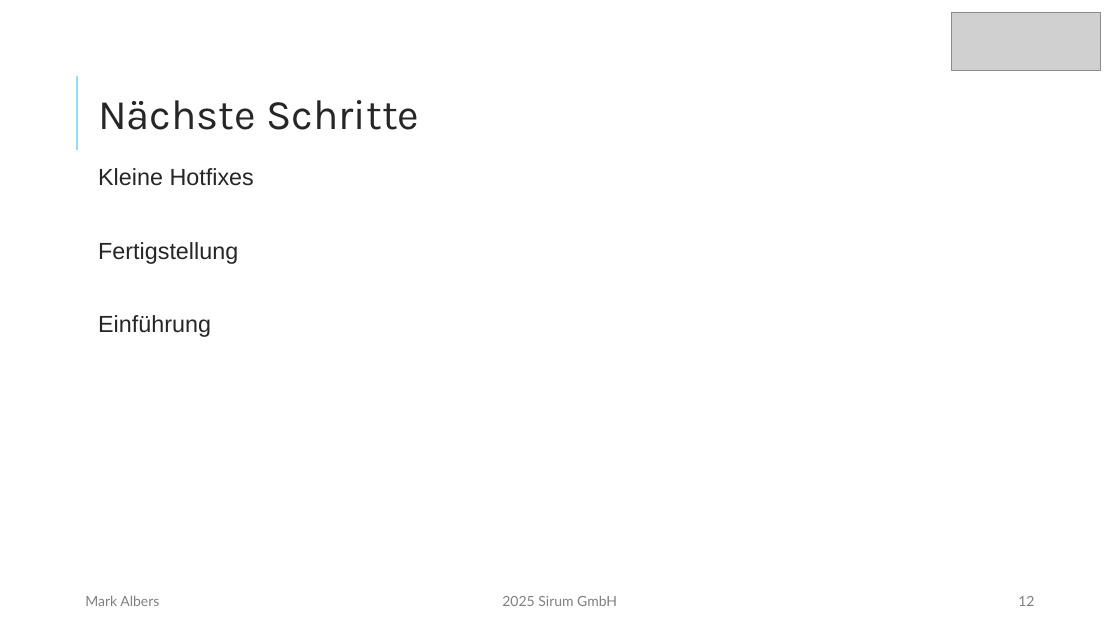
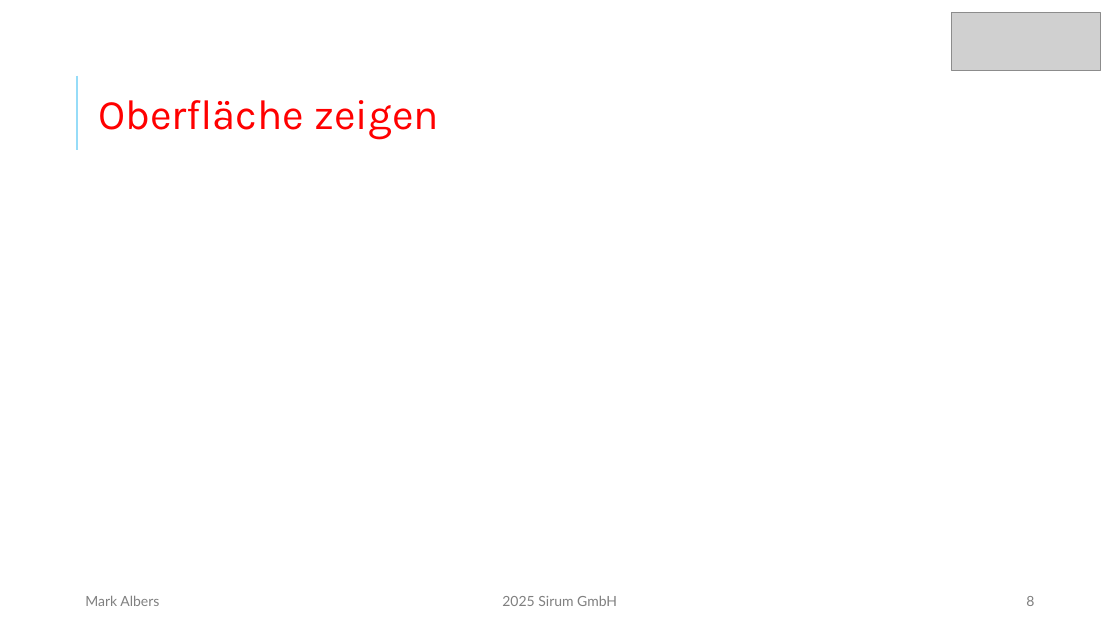
Before and after one commit to mork02/IHK-Projekt, a slide deck: slide 8 of Präsentation/Entwicklung eines Odoo-Moduls zur ZIP-komprimierten Dateiverwaltung im Dokumentenmanagementsystem.pptx (slide 12 before the commit). Drawn at 1120x630 pixels with LibreOffice and Linux fonts; fonts in the diff are those of the drawing; grey boxes stand for pictures. Boxes give left, top, right and bottom in pixels: in the first picture for what was removed or moved away, otherwise in the second. Text is boxed around its words. In the diff, an @@ line names an element or a change of style, - is before the commit and + after.

```diff
--- a/Präsentation/Entwicklung eines Odoo-Moduls zur ZIP-komprimierten Dateiverwaltung im Dokumentenmanagementsystem.pptx
+++ b/Präsentation/Entwicklung eines Odoo-Moduls zur ZIP-komprimierten Dateiverwaltung im Dokumentenmanagementsystem.pptx
@@ title at box(98, 100, 439, 140): text changed; text colour #262626 to #FF0000 @@
-Nächste Schritte
+Oberfläche zeigen
@@ text removed at box(98, 168, 254, 337) @@
-Kleine Hotfixes
-Fertigstellung
-Einführung
@@ page number at box(1026, 596, 1034, 606): text changed @@
-12
+8
```
Also in this commit, not shown: 6 other slides changed, 1 slide added, 1 slide removed.
